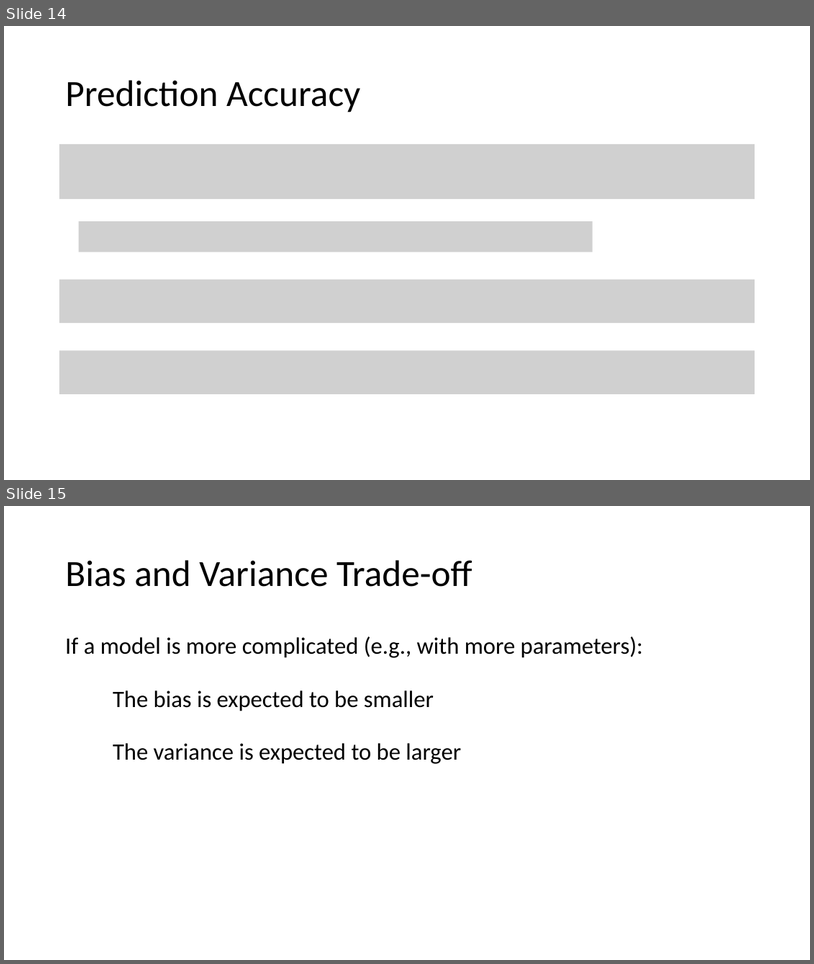
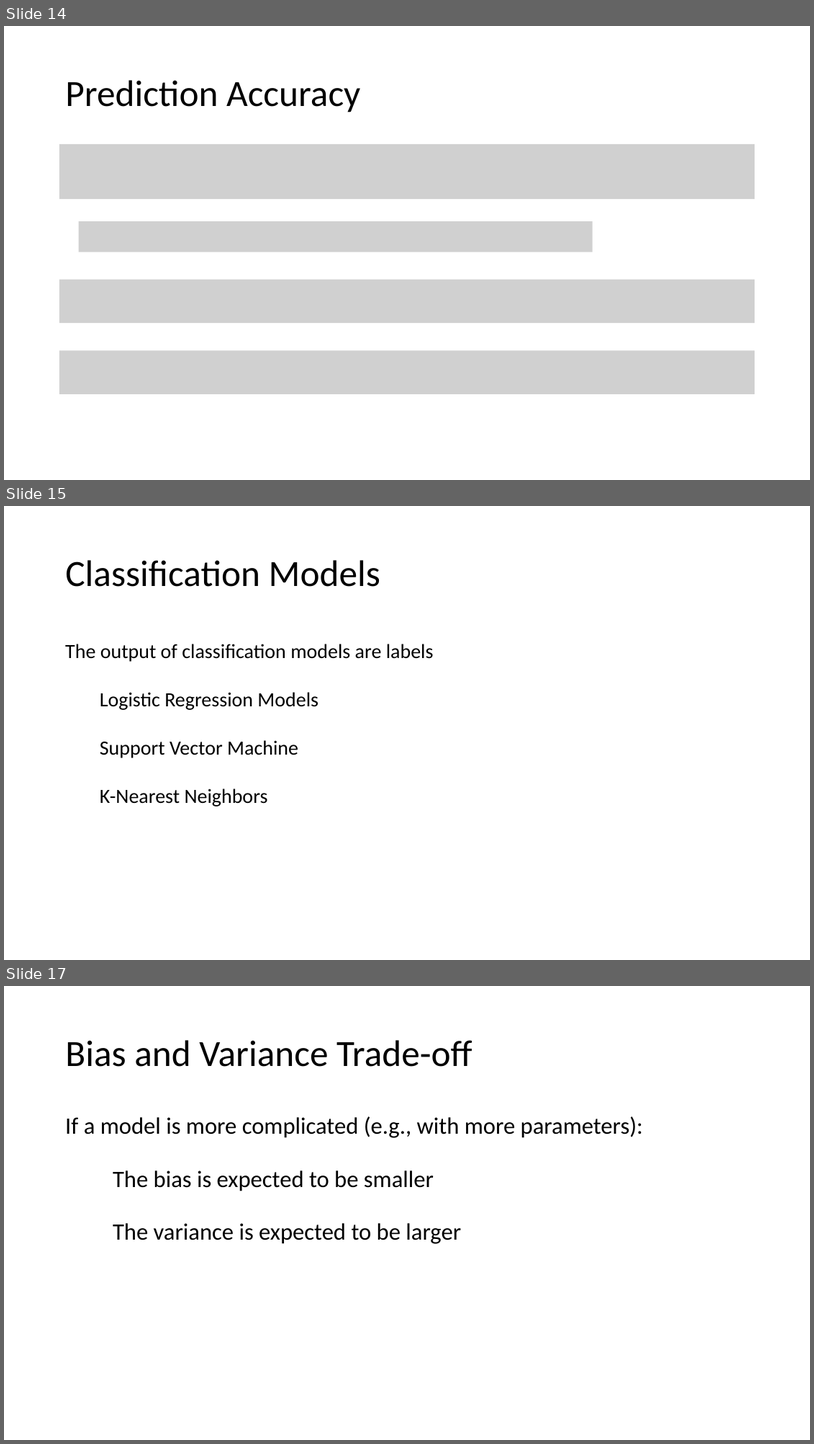
Before and after one commit to tianzheng4/tianzheng4.github.io, a slide deck: _umkc-teaching/slides/Lecture2 - Statistical Learning.pptx. Shown one above the other, each under a label of ours: slides 14 and 15 before the commit, slides 14, 15 and 17 after it; the slides between them are not shown. The pictures are 814x964 and 814x1444 pixels, drawn with LibreOffice and Linux fonts; fonts in the diff are those of the drawing; grey boxes stand for pictures. Boxes give left, top, right and bottom in pixels: in the first picture for what was removed or moved away, otherwise in the second. Text is boxed around its words. In the diff, an @@ line names an element or a change of style, - is before the commit and + after.

```diff
--- a/_umkc-teaching/slides/Lecture2 - Statistical Learning.pptx
+++ b/_umkc-teaching/slides/Lecture2 - Statistical Learning.pptx
@@ slide 15 added at (4,506,810,960), background #FFFFFF @@
@@ title added at (65,560,381,587), 44 pt, text #000000 @@
+Classification Models
@@ text added at (65,644,434,662), 24 pt, text #000000 @@
+The output of classification models are labels
@@ text added at (100,692,319,710), 24 pt, text #000000 @@
+Logistic Regression Models
@@ text added at (100,740,298,758), 24 pt, text #000000 @@
+Support Vector Machine
@@ text added at (100,788,268,806), 24 pt, text #000000 @@
+K-Nearest Neighbors
@@ what was slide 15 is now slide 17 @@
```
Also in this commit, not shown: 3 other slides added.
